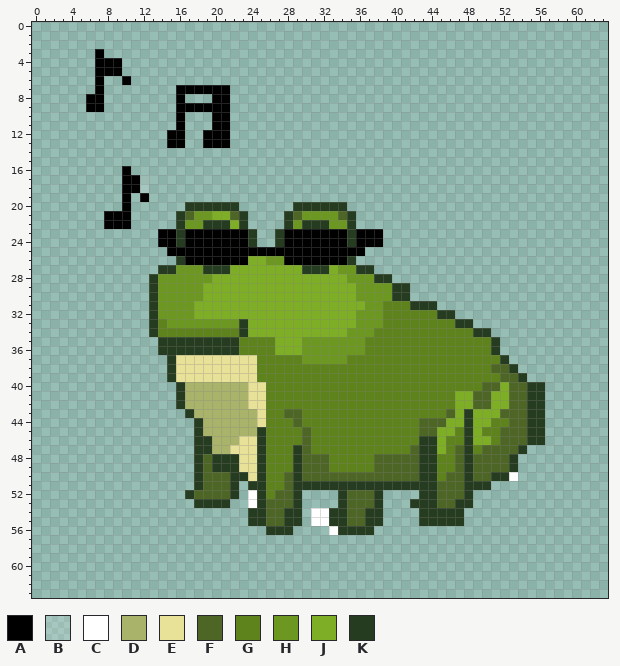
Pixel-art sprite: Client/src/res/alle frösche/musik frosch.png. Above: the version before the commit.
The file is 64x64 pixels. Pixels under 10% opacity are left out.
Palette (. is transparent): A #000000  B #ffffff24  C #ffffff  D #a9b36a  E #e8e198  F #4d6625  G #5e831c  H #6c9720  J #7dae25  K #263c20
Pixels before (only the part around the change), first column x 0:
 0 ...............................................................
 1 ...............................................................
 2 ...............................................................
 3 .......A.......................................................
 4 .......AAA.....................................................
 5 .......AAA.....................................................
 6 .......A..A....................................................
 7 .......A........AAAAAA.........................................
 8 ......AA........A...AA.........................................
 9 ......AA........AAAAAA.........................................
10 ................A...AA.........................................
11 ................A...AA.........................................
12 ...............AA..AAA.........................................
13 ...............AA..AAA.........................................
14 ...............................................................
15 ...............................................................
16 ..........A....................................................
17 ..........AAB..................................................
18 ..........AAB..................................................
19 ..........A.A..................................................
20 ..........A......KKKKKK......KKKKKK............................
21 ........AAA.....KFHHJJFK....KFHHHHFK...........................
22 ........AAA.....KHHKKKJK....KHKKKHHK...........................
23 ..............AAKAAAAAAAK..KAAAAAAAKAAA........................
24 ..............AAKAAAAAAAK..KAAAAAAAKAAA........................
25 ...............AAAAAAAAAAAAAAAAAAAAAA..........................
26 ................KAAAAAAAJJHHAAAAAAAK...........................
27 ..............KKHHHKKKJJJJJJJJKKKJHHKK.........................
28 .............KHHHHHHJJJJJJJJJJJJJJJHHHKK.......................
29 .............KHHHHHJJJJJJJJJJJJJJJJJHHHHKK.....................
30 .............KHHHHHJJJJJJJJJJJJJJJJJHHHHKK.....................
31 .............KHHHHJJJJJJJJJJJJJJJJJJJHHGGGKKK..................
32 .............KHHHHJJJJJJJJJJJJJJJJJJHHHGGGGGGKK................
33 .............KGHHHHHHHHKJJJJJJJJJJJJHHHGGGGGGGGKK..............
34 .............KGGGGGGGGGKJJJJJJJJJJJHHHGGGGGGGGGGGKK............
35 ..............KKKKKKKKKGGGGJJJHHHHHHHGGGGGGGGGGGGGGK...........
36 ..............KKKKKKKKKGGGGJJJHHHHHHHGGGGGGGGGGGGGGK...........
37 ...............KEEEEEEEEEGGGGGHHHHHGGGGGGGGGGGGGGGGGK..........
38 ...............KEEEEEEEEEGGGGGGGGGGGGGGGGGGGGGGGGGGFFK.........
39 ...............KEEEEEEEEEGGGGGGGGGGGGGGGGGGGGGGGGGGGFFK........
40 ................KDDDDDDDEEGGGGGGGGGGGGGGGGGGGGGGGGFFJFFKK......
41 ................KDDDDDDDEEGGGGGGGGGGGGGGGGGGGGGJJFFJJFFKK......
42 ................KDDDDDDDEEGGGGGGGGGGGGGGGGGGGGGJJFFJJFFKK......
43 .................KDDDDDDDEGGFFGGGGGGGGGGGGGGGGFJKJJJFFFKK......
44 ..................KDDDDDDEGGGFGGGGGGGGGGGGGFFFJJKJJGGFFKK......
45 ..................KDDDDDDKGGGGFGGGGGGGGGGGGFFJJGKJGGFFFKK......
46 ..................KKDDDEEKGGGGFGGGGGGGGGGGGKKJGGKJJGFFFKK......
47 ..................KKDDEEEKGGGKFGGGGGGGGGGGFKKJGFKGFFFFK........
48 ..................KFKKKEEKGGGKFFFGGGGGFFFFFKKGGFKFFFFK.........
49 ..................KFKKKEEKGGGKFFFGGGGGFFFFFKKGGFKFFFFK.........
50 ..................KFFFKKEKGGFKFFFFFFFFFFFFFKKGFFKFFKKC.........
51 ..................KFFFK.KKGGFKKKKKKKKKKKKKKKKFFFKKK............
52 .................KFFFFK.CKGFFK....KFFFK....KKFFFK..............
53 ..................KKKK..CKFFFK....KFFFK...KKKFFKK..............
54 ........................KKFFKK.CCKKFFKK....KKKKK...............
55 ........................KKFFKK.CCKKFFKK....KKKKK...............
56 ..........................KKK....CKKKK.........................
57 ...............................................................
58 ...............................................................
59 ...............................................................
60 ...............................................................
61 ...............................................................
62 ...............................................................
63 ...............................................................
Once edited:
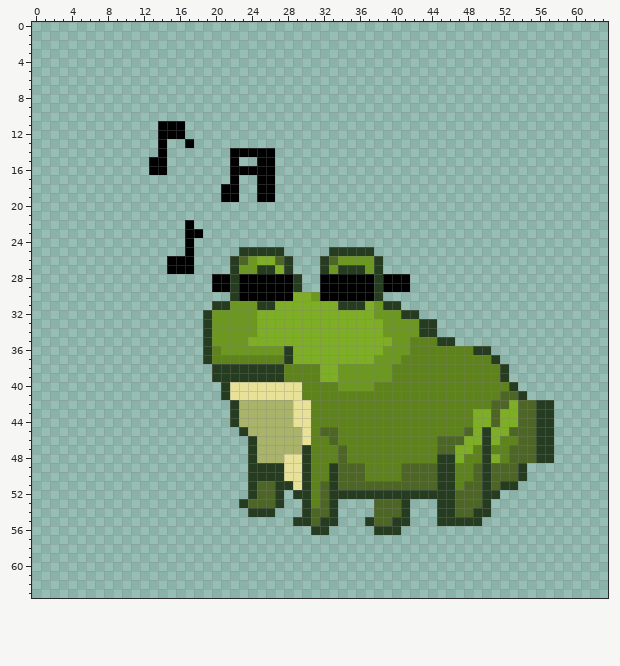
Message: frösche einfügen und frosch update
The edit:
Changed rows in their new state; - is an unchanged pixel.
first column x 6:
 3 -.--------------------------------------------------
 4 -...------------------------------------------------
 5 -...------------------------------------------------
 6 -.--.-----------------------------------------------
 7 -.--------......------------------------------------
 8 ..--------.---..------------------------------------
 9 ..--------......------------------------------------
10 ----------.---..------------------------------------
11 --------AA----..------------------------------------
12 --------A----...------------------------------------
13 --------A..A-...------------------------------------
14 --------A-------AAAAA-------------------------------
15 -------AA-------A--AA-------------------------------
16 ----.--AA-------AAAAA-------------------------------
17 ----...---------A--AA-------------------------------
18 ----...--------AA--AA-------------------------------
19 ----.-.--------AA--AA-------------------------------
20 ----.------......------......-----------------------
21 --...-----........----........----------------------
22 --...-----.A......----........----------------------
23 --------...--......--............-------------------
24 --------...-.......--............-------------------
25 ---------..-.....KKKKK.....KKKKK--------------------
26 ---------AA-....KFH-JFK...KFHHHHK-------------------
27 --------.AAA....KHHKK-K...-HKK-HK-------------------
28 -------.......AAKAAAAAAK..AAAAAA-AAA----------------
29 -------.......AAKAAAAAAK..AAAAAAKAAA----------------
30 -------.........KAAAAAA--HAAAAAAK...----------------
31 -------.......KKHHHKK-------KKKJ-KK....-------------
32 -------......KHHHHH-----------JJ-HHKK....-----------
33 -------......K---HH-----------JJJHHHHKK....---------
34 -------......KHHHHH----------JJJJHHHHKK......-------
35 --------.....-HHHHJJJ---JJJJJJJJJJHH---KK.....------
36 --------.....-GHHHHHHHK-JJJJJJJJJHHH-------KK.------
37 ---------....KGGGGG---KJJJJJJJJJHHH----------K.-----
38 ---------.....KKKKKKKK----JJHHHHHH-----------GK.----
39 ---------.....KKKKKKKK----JJHHHHHH------------K..---
40 ----------.....KEE--EEEE----HHHH------------GGGK...-
41 ----------.....KEE--EEEE-----------------GGGGGF-K..-
42 ----------......K-DDDDDEE----------------GGGGFFJ-F-K
43 -----------.....K--DDDDEE---------------GGG--FJJ-F-K
44 ------------....K--DDDDEE------------GGGGGG--FJJ-F-K
45 ------------.....K-DDDDDE-FF---------GGGG-F-KJJ--F-K
46 ------------......KDDDDDE--F---------GGFFFJ-KJGG-F-K
47 ------------......KDDDDDK---F-------GGGFFJJ-KGG-FFKK
48 ------------......KDDDEEKGG-F---GGGGGGGKKJGGKJGFFFKK
49 ------------......K-KKEEKGGKFFF-GGG--FFKKGG-K--FK---
50 ------------......K-KKEEKGGK---GGGG--FFKKGG-KFFFK---
51 ------------.....--FFKKE-GF-FFFFFFFFFFFKKGFF-FKK----
52 -----------......-KFFK.-KGFK-KKK-KKKK--KK-FFKK------
53 ------------....-KFF-K..KGFK....FFFK...KKFFFK-------
54 --------------------K...KFF-....FFFK-..--FFKK-------
55 ------------------.....-KFK-...-FFKK-..---KK--------
56 --------------------...--KK.....KKK-----------------
Where, in picture pixels (left, top, right, bottom), the same in both pictures:
changed: (86, 49, 554, 535)
